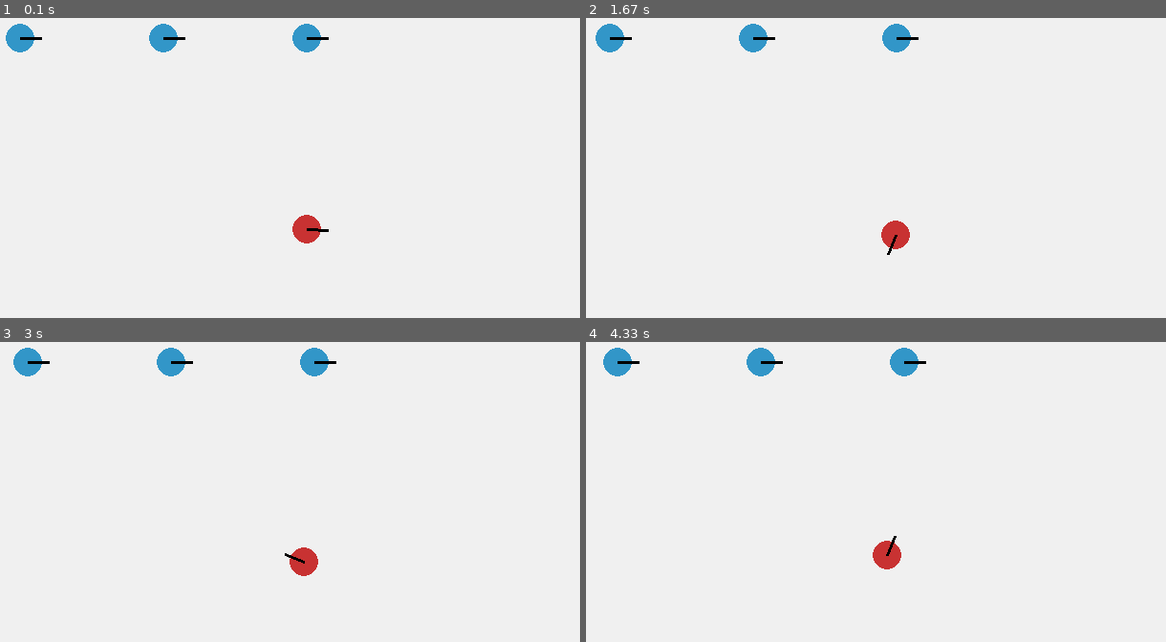
Above: before the commit, frames 1-4 (two rows, left to right).
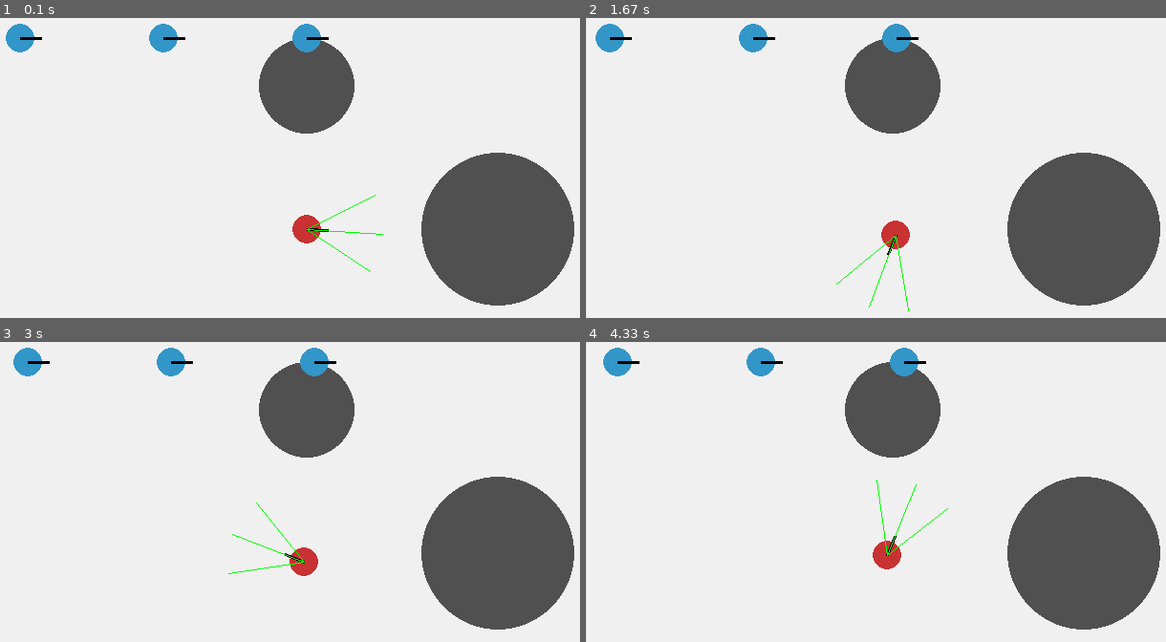
Above: after the commit, the same moments.

Repository: cyrileoppo/Robotique--copposite-mtarrab
Game: pygame game, started from projet_fil_rouge/clinique/__main__.py
Same seed, same stepped clock (60 frames per second), same inputs: the game is played once before the commit and once after it.
Inputs:
- Up to frame 1 (0.1 s): no input
- Up to frame 2 (1.67 s): no input
- Up to frame 3 (3 s): no input
- Up to frame 4 (4.33 s): no input

The runs differ from the first frame. In frame 1, 15% of the frame differs, in the area x 44-100%, y 7-96%; in frame 2, 15%; in frame 3, 15%; in frame 4, 15%, in the area x 44-100%, y 6-96%.

Commit message:
Feat: ajout des obstacles et capteurs

Diff:
--- a/projet_fil_rouge/clinique/__main__.py
+++ b/projet_fil_rouge/clinique/__main__.py
@@ -5,6 +5,7 @@
 from .modele.environnement import Environnement
 from .modele.robot import RobotStandard, RobotAmbulance
 from .vue.vue_pygame import VuePygame
+from .modele.obstacles import ObstacleCercle
 
 def parse_args():
     parser = argparse.ArgumentParser(description="Simulation de la Clinique des Robots")
@@ -23,6 +24,8 @@
     env = Environnement(largeur, hauteur)
     ambulance = RobotAmbulance("Ambu-1", x=400, y=300)
     env.ajouter_robot(ambulance)
+    env.ajouter_obstacle(ObstacleCercle(x=400, y=150, rayon=50))
+    env.ajouter_obstacle(ObstacleCercle(x=600, y=300, rayon=80))
 
     # Ajouter des robots standards
     for i in range(args.nb_robots):
@@ -50,6 +53,7 @@
             commandes[f"R-{i+1}"] = (0.5, 0.0) # Les standards avancent tout droit
 
         # b) Mise à jour du Modèle
+        mesures = ambulance.capteur.read(env)
         env.step(commandes, dt)
 
         # c) Mise à jour de la Vue
--- /dev/null
+++ b/projet_fil_rouge/clinique/modele/capteurs.py
@@ -0,0 +1,35 @@
+import math
+
+class CapteurDistance:
+    """Interface commune pour les capteurs [cite: 374-376]."""
+    def read(self, env):
+        raise NotImplementedError
+
+class LidarMoustaches(CapteurDistance):
+    def __init__(self, robot, angles, portee_max=100):
+        self.robot = robot
+        self.angles = angles # Liste d'angles relatifs au robot (ex: [-0.5, 0, 0.5])
+        self.portee_max = portee_max
+        self.dernieres_mesures = [] # Pour l'affichage graphique
+
+    def read(self, env):
+        """Lit les distances pour chaque rayon [cite: 163, 177-186]."""
+        self.dernieres_mesures = []
+
+        for angle_relatif in self.angles:
+            # Calcul de la direction du rayon [cite: 172-173]
+            angle_absolu = self.robot.theta + angle_relatif
+            dx = math.cos(angle_absolu)
+            dy = math.sin(angle_absolu)
+
+            dist_min = self.portee_max
+
+            # Test d'intersection avec tous les obstacles [cite: 182-186]
+            for obs in env.obstacles:
+                dist = obs.intersection(self.robot.x, self.robot.y, dx, dy, self.portee_max)
+                if dist is not None and dist < dist_min:
+                    dist_min = dist
+
+            self.dernieres_mesures.append((angle_absolu, dist_min))
+
+        return [mesure[1] for mesure in self.dernieres_mesures]
--- a/projet_fil_rouge/clinique/modele/environnement.py
+++ b/projet_fil_rouge/clinique/modele/environnement.py
@@ -5,6 +5,7 @@
         self.largeur = largeur
         self.hauteur = hauteur
         self.robots = []
+        self.obstacles = []
         self.logger = logging.getLogger(__name__)
 
     def ajouter_robot(self, robot):
@@ -17,3 +18,6 @@
             # Récupère la commande associée à ce robot (ou (0,0) par défaut)
             v_cmd, omega_cmd = commandes.get(robot.id, (0.0, 0.0))
             robot.appliquer_commande(v_cmd, omega_cmd, dt)
+
+    def ajouter_obstacle(self, obs):
+        self.obstacles.append(obs)
--- /dev/null
+++ b/projet_fil_rouge/clinique/modele/obstacles.py
@@ -0,0 +1,31 @@
+import math
+
+class ObstacleCercle:
+    def __init__(self, x, y, rayon):
+        self.x = x
+        self.y = y
+        self.rayon = rayon
+
+    def intersection(self, ox, oy, dx, dy, max_range):
+        """Calcul d'intersection rayon/cercle selon le cours ."""
+        fx = ox - self.x
+        fy = oy - self.y
+
+        a = dx*dx + dy*dy
+        b = 2 * (fx*dx + fy*dy)
+        c = fx*fx + fy*fy - self.rayon*self.rayon
+
+        discriminant = b*b - 4*a*c
+
+        if discriminant < 0:
+            return None # Le rayon ne touche jamais le cercle [cite: 233]
+
+        t1 = (-b - math.sqrt(discriminant)) / (2*a)
+        t2 = (-b + math.sqrt(discriminant)) / (2*a)
+
+        # On garde la plus petite intersection valide dans la portée [cite: 228-230, 236]
+        distances_valides = [t for t in (t1, t2) if 0 < t <= max_range]
+
+        if distances_valides:
+            return min(distances_valides)
+        return None
--- a/projet_fil_rouge/clinique/modele/robot.py
+++ b/projet_fil_rouge/clinique/modele/robot.py
@@ -1,5 +1,6 @@
 import math
 from .moteur import MoteurDifferentielRealiste
+from .capteurs import LidarMoustaches
 
 class RobotMobile:
     def __init__(self, id_robot, x, y, poids=0):
@@ -35,3 +36,4 @@
         super().__init__(id_robot, x, y, poids=0)
         self.capacite_max = capacite_max
         self.charge_actuelle = 0
+        self.capteur = LidarMoustaches(self, [-math.pi/6, 0, math.pi/6], portee_max=80)
--- a/projet_fil_rouge/clinique/vue/vue_pygame.py
+++ b/projet_fil_rouge/clinique/vue/vue_pygame.py
@@ -20,6 +20,12 @@
         """Dessine tout l'environnement [cite: 467-468]."""
         self.ecran.fill(self.COULEUR_FOND)
 
+        COULEUR_OBS = (80, 80, 80)
+        for obs in environnement.obstacles:
+            pygame.draw.circle(self.ecran, COULEUR_OBS, (int(obs.x), int(obs.y)), obs.rayon)
+
+        COULEUR_RAYON = (0, 255, 0)
+
         for robot in environnement.robots:
             # 1. Choix de la couleur selon le type et l'état
             if robot.en_panne:
@@ -39,6 +45,12 @@
             fin_y = y_px + int(math.sin(robot.theta) * rayon * 1.5)
             pygame.draw.line(self.ecran, self.COULEUR_DIRECTION, (x_px, y_px), (fin_x, fin_y), 3)
 
+            if hasattr(robot, 'capteur') and hasattr(robot.capteur, 'dernieres_mesures'):
+                    for angle_absolu, dist in robot.capteur.dernieres_mesures:
+                        fin_x = int(robot.x + math.cos(angle_absolu) * dist)
+                        fin_y = int(robot.y + math.sin(angle_absolu) * dist)
+                        pygame.draw.line(self.ecran, COULEUR_RAYON, (int(robot.x), int(robot.y)), (fin_x, fin_y), 1)
+
         pygame.display.flip()
 
     def quitter(self):
Not shown, changed: robot.log
